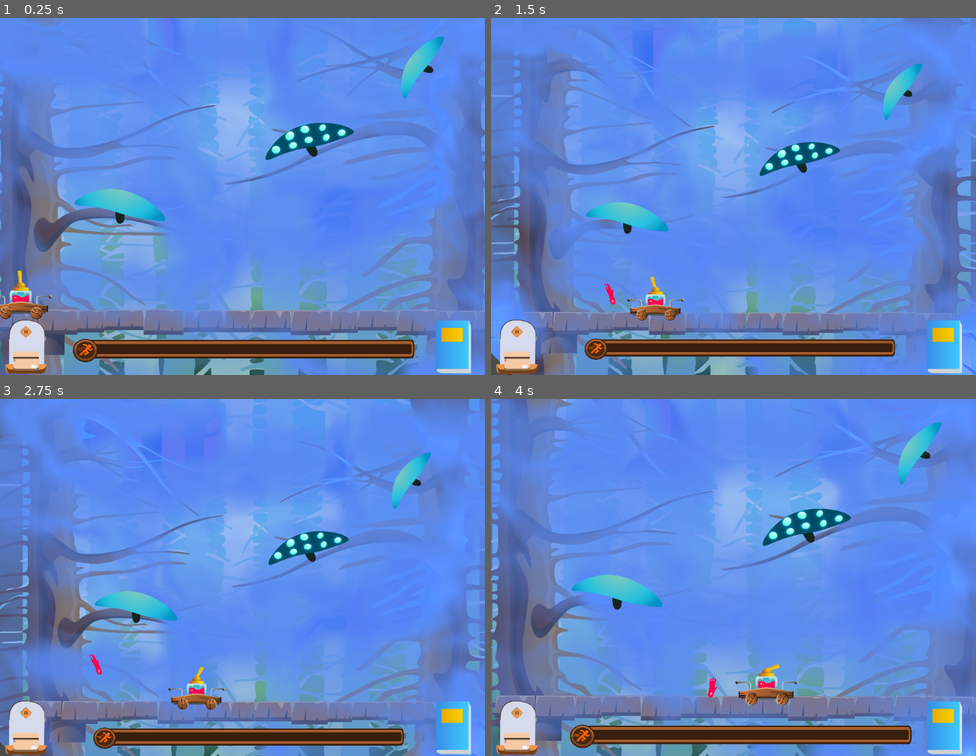
Above: before the commit, frames 1-4 (two rows, left to right).
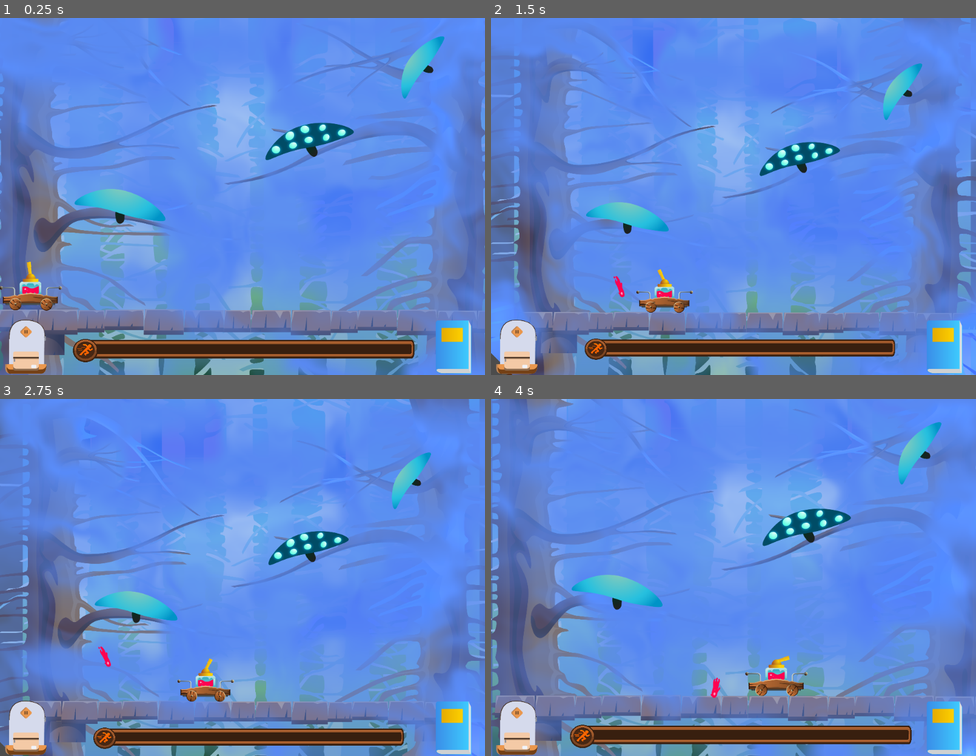
Above: after the commit, the same moments.

Repository: kleimaj/gaming-club-dev
Game: Godot game, scene res://Scenes/Game.tscn
Same seed, same stepped clock (60 frames per second), same inputs: the game is played once before the commit and once after it.
Inputs (mouse positions are in pixels of both pictures, inside the frame that each line leads up to):
- Up to frame 1 (0.25 s): no input
- Up to frame 2 (1.5 s): tap Enter (ui_accept) at 0.5, 0.77 s; move the mouse to (840, 178) at 0.52 s; hold D (forward) 0.53-1.28 s; hold Mouse wheel up (ZoomIn) 0.53-1.28 s; click (840, 178) at 0.67 s; move the mouse to (636, 214) at 1.27 s; hold A (back) from 1.28 s (still down); tap Mouse wheel down (ZoomOut) at 1.35 s
- Up to frame 3 (2.75 s): tap Enter (ui_accept) at 1.52 s; move the mouse to (291, 498) at 2.02 s; release A (back) at 2.03 s; hold D (forward) from 2.03 s (still down); click (291, 498) at 2.1 s
- Up to frame 4 (4 s): move the mouse to (709, 648) at 2.77 s; tap R at 2.85 s; click (709, 648) at 2.92 s; tap Enter (ui_accept) at 3.02, 3.77 s; move the mouse to (879, 631) at 3.52 s; release D (forward) at 3.53 s; hold A (back) from 3.53 s (still down); hold Mouse wheel up (ZoomIn) from 3.53 s (still down)

The runs differ from the first frame. In frame 1, 1.0% of the frame differs, in the area x 0-13%, y 68-85%; in frame 2, 1.0%; in frame 3, 0.9%; in frame 4, 1.0%, in the area x 44-66%, y 71-86%.

Commit message:
builds Week4 Demo (Thursday)

Diff:
--- a/Scenes/Game.tscn
+++ b/Scenes/Game.tscn
@@ -252,7 +252,7 @@
 script = ExtResource( 17 )
 
 [node name="Tank" parent="." instance=ExtResource( 1 )]
-position = Vector2( 32.0688, 564.867 )
+position = Vector2( 52.8022, 546.6 )
 collision_mask = 2147483649
 Bullet = ExtResource( 2 )
 
Not shown, changed: Builds/Week4/index.pck
